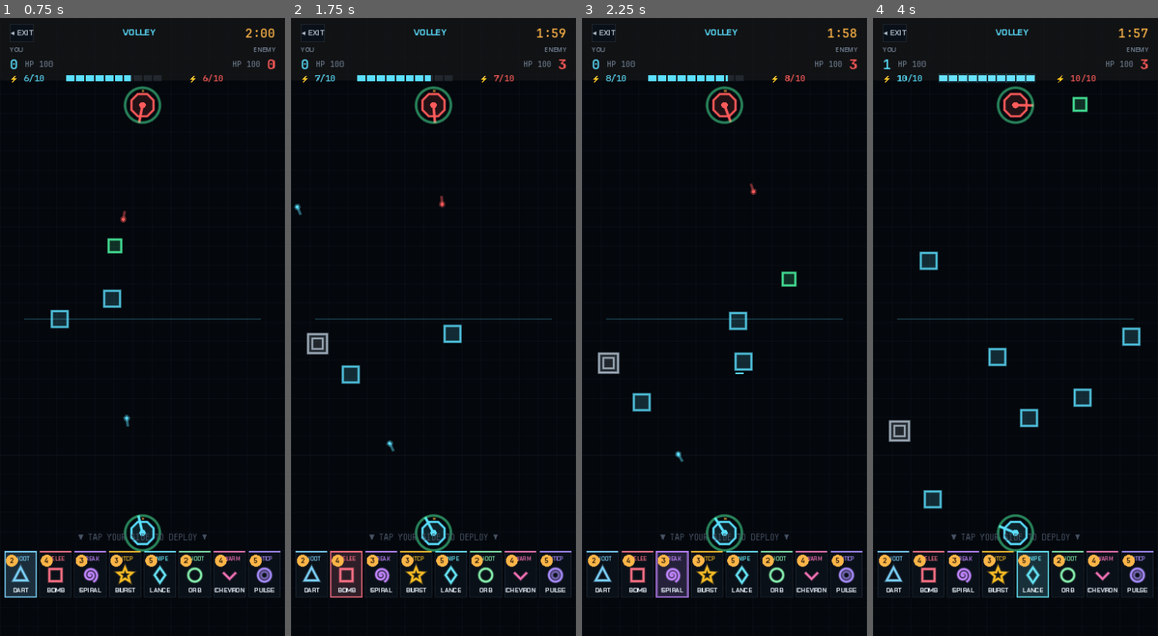
Above: before the commit, frames 1-4 (left to right).
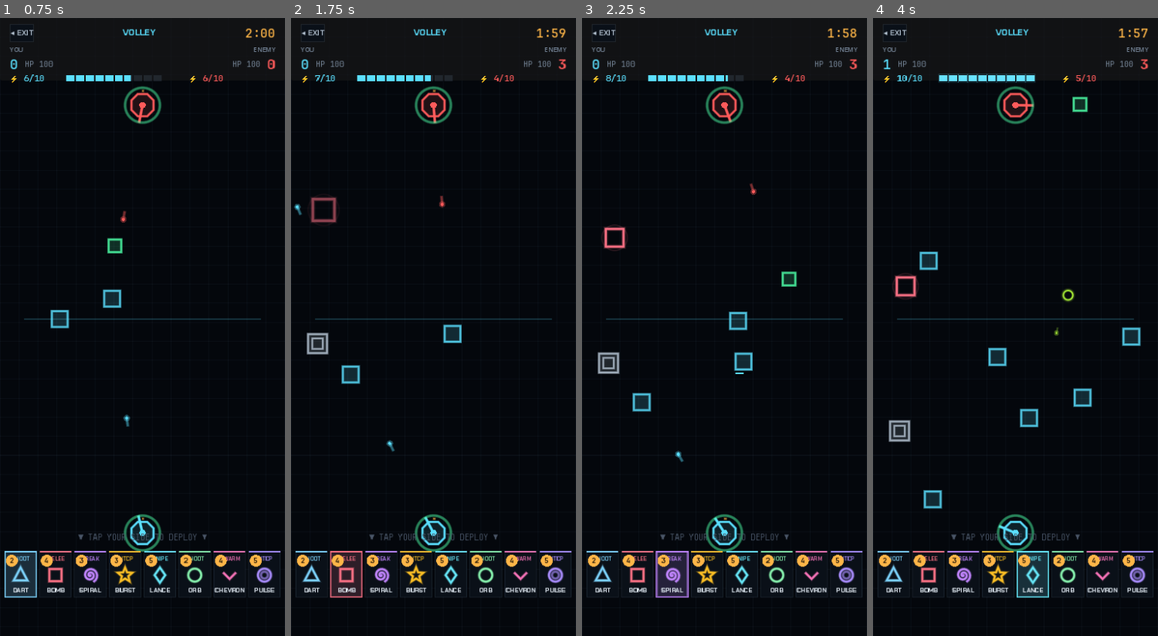
Above: after the commit, the same moments.

Repository: Catalyst86/battle-vector
Game: Godot game, scene res://scenes/match/volley/match_volley.tscn
The game is run twice, just before and just after one commit, with the same random seed, the same clock (stepped at 60 frames per second) and the same inputs. This scene is started directly instead of the project's main scene.
Inputs (mouse positions are in pixels of both pictures, inside the frame that each line leads up to):
- Up to frame 1 (0.75 s): tap A at 0.5 s; move the mouse to (19, 574) at 0.52 s; click (19, 574) at 0.67 s
- Up to frame 2 (1.75 s): move the mouse to (345, 574) at 1.27 s; click (345, 574) at 1.42 s
- Up to frame 3 (2.25 s): move the mouse to (673, 574) at 2.02 s; click (673, 574) at 2.17 s
- Up to frame 4 (4 s): move the mouse to (998, 574) at 2.77 s; click (998, 574) at 2.92 s; move the mouse to (1032, 574) at 3.52 s; click (1032, 574) at 3.67 s

Frame 1 is identical in both runs. In frame 2, 0.2% of the frame differs, in the area x 6-74%, y 9-34%; in frame 3, 0.2%; in frame 4, 0.4%, in the area x 6-79%, y 9-52%.

Commit message:
feat(volley): bot deploys cards via ported BotState loop
Volley now runs the same arena-persona-driven bot AI as classic 1V1/2V2.
BotPersonas.for_arena picks the opponent's deck and aggression, and a
per-bot mana economy + spawn tick drives deploys on the bot's own half.
Units spawned by bots route to the player gun via _volley_gun_target.

2V2 gets one ally bot (green gun side) + two enemy bots so there's
cross-fire pressure on both lanes. Enemy mana label now tracks the first
live enemy bot instead of mirroring the player's value.

Diff:
--- a/vector/scripts/match/volley/match_volley.gd
+++ b/vector/scripts/match/volley/match_volley.gd
@@ -40,6 +40,23 @@
 const MANA_REGEN_PER_SEC: float = 1.0
 ## Delay before the same card can be deployed again, keeps one-card spam at bay.
 const DEPLOY_COOLDOWN: float = 0.4
+## Seconds between bot spawn attempts. Aggression multiplier shortens this
+## per-bot so high-arena opponents flood the board faster.
+const BOT_SPAWN_INTERVAL: float = 2.0
+
+class BotState:
+	var deck_cards: Array[CardData] = []
+	var is_enemy: bool = false
+	var mana: float = 0.0
+	var timer: float = 0.0
+	## Last N roles this bot deployed. Used to avoid spamming the same role.
+	var recent_roles: Array[int] = []
+	## Aggression 0..1 — biases spawn frequency and role preference. Pulled
+	## from the arena's bot persona; higher = faster, more offensive.
+	var aggression: float = 0.75
+	## Roles the persona leans toward — lightly weighted when picking cards.
+	var favour_roles: Array = []
+	var display_name: String = ""
 
 var phase: Phase = Phase.MATCH
 var _time_left: float = MATCH_SECONDS
@@ -50,6 +67,7 @@
 var _deck: Array[CardData] = []
 var _selected: CardData = null
 var _mana: float = MANA_START
+var _bots: Array[BotState] = []
 
 func _ready() -> void:
 	add_to_group("match")
@@ -66,6 +84,7 @@
 		Router.goto("res://scenes/match/volley/match_volley.tscn"))
 	_spawn_guns()
 	_setup_hand()
+	_setup_bots()
 	_apply_hud_style()
 	_refresh_hud()
 	SfxBank.play(&"match_start")
@@ -116,6 +135,81 @@
 	hand.set_interactive(true)
 	hand.card_selected.connect(_on_card_selected)
 	hand.set_affordability(int(_mana))
+
+## Arena-themed persona drives bot deck selection — matches classic so
+## climbing the ladder feels consistent. 2V2 spawns one ally-side bot
+## (is_enemy=false, green-coloured gun) + two enemy bots.
+func _setup_bots() -> void:
+	_bots.clear()
+	var arena_idx: int = PlayerProfile.arena_index() if PlayerProfile != null else 0
+	var enemy_persona: Dictionary = {}
+	var ally_persona: Dictionary = {}
+	if BotPersonas != null:
+		enemy_persona = BotPersonas.for_arena(arena_idx)
+		ally_persona = BotPersonas.for_arena(maxi(0, arena_idx - 1))
+	if _team_size == 1:
+		_bots.append(_make_bot_from_persona(true, enemy_persona))
+	elif _team_size >= 2:
+		_bots.append(_make_bot_from_persona(false, ally_persona))
+		_bots.append(_make_bot_from_persona(true, enemy_persona))
+		_bots.append(_make_bot_from_persona(true, enemy_persona))
+
+## Persona → BotState. Falls back to the player's deck on an empty persona
+## so low-arena matches don't brick. Mirrors match.gd's version.
+func _make_bot_from_persona(enemy: bool, persona: Dictionary) -> BotState:
+	var b := BotState.new()
+	var cards: Array[CardData] = []
+	if BotPersonas != null and not persona.is_empty():
+		cards = BotPersonas.deck_for(persona)
+	if cards.size() < 4:
+		cards = _deck.duplicate() if not _deck.is_empty() else []
+	b.deck_cards = cards
+	b.is_enemy = enemy
+	b.mana = MANA_START
+	b.timer = 0.0
+	b.aggression = float(persona.get("aggression", 0.75))
+	b.favour_roles = persona.get("favour_roles", [])
+	b.display_name = String(persona.get("name", "BOT"))
+	return b
+
+## Bot deploy tick. Picks an affordable card, biases toward recent-role
+## freshness + persona-favoured roles, spawns on the bot's own half.
+func _bot_try_spawn(b: BotState) -> void:
+	if b.deck_cards.is_empty() or phase == Phase.OVER:
+		return
+	var affordable: Array[CardData] = []
+	for c in b.deck_cards:
+		if c != null and c.cost <= int(b.mana):
+			affordable.append(c)
+	if affordable.is_empty():
+		return
+	var fresh: Array[CardData] = []
+	for c in affordable:
+		if not b.recent_roles.has(c.role):
+			fresh.append(c)
+	var candidates: Array[CardData] = fresh if not fresh.is_empty() else affordable
+	if not b.favour_roles.is_empty():
+		var favoured: Array[CardData] = []
+		for c in candidates:
+			if b.favour_roles.has(c.role):
+				favoured.append(c)
+		if not favoured.is_empty():
+			candidates = favoured
+	var pick: CardData = candidates.pick_random()
+	b.recent_roles.append(pick.role)
+	while b.recent_roles.size() > 3:
+		b.recent_roles.pop_front()
+	var x: float = randf_range(40.0, 320.0)
+	var y: float
+	if b.is_enemy:
+		# Enemy spawns on the top half (their own side) so their units walk
+		# down toward the player's gun.
+		y = randf_range(FIELD_TOP + 30.0, MIDLINE_Y - 30.0)
+	else:
+		# Ally bot spawns on the player's half, walks up toward the enemy.
+		y = randf_range(MIDLINE_Y + 30.0, FIELD_BOTTOM - 30.0)
+	b.mana -= float(pick.cost)
+	_spawn_unit(pick, Vector2(x, y), b.is_enemy)
 
 func _gun_positions(count: int, y: float) -> Array:
 	# Single gun sits centre; duo splits left/right of centre.
@@ -174,6 +268,15 @@
 		return
 	# Mana regen — matches classic rate so deck-builders transfer feel.
 	_mana = minf(_mana + MANA_REGEN_PER_SEC * delta, float(MANA_MAX))
+	# Bot economies + deploy ticks. Aggression shortens the spawn interval
+	# and boosts regen, matching classic 1V1 pacing.
+	for b in _bots:
+		var aggro_mult: float = 0.7 + 0.6 * clampf(b.aggression, 0.0, 1.0)
+		b.mana = minf(b.mana + MANA_REGEN_PER_SEC * delta * aggro_mult, float(MANA_MAX))
+		b.timer += delta
+		if b.timer >= BOT_SPAWN_INTERVAL / aggro_mult:
+			b.timer = 0.0
+			_bot_try_spawn(b)
 	_time_left -= delta
 	# Escape check — a square that exits the opposing team's side without
 	# being killed credits THIS team. ("Your defenders slipped one past
@@ -351,12 +454,16 @@
 		if is_instance_valid(g): e_hp += int(g.hp)
 	player_hp_label.text = "HP %d" % p_hp
 	enemy_hp_label.text = "HP %d" % e_hp
-	# Mana — player's live value + the bot's tracked mana (driven by bot
-	# deploy loop once it lands; for Item 1 this mirrors the player's rate
-	# as a placeholder so the HUD doesn't read 0/10 the whole match).
 	mana_bar.set_value(_mana, MANA_MAX)
 	mana_label.text = "⚡ %d/%d" % [int(_mana), MANA_MAX]
-	enemy_mana_label.text = "⚡ %d/%d" % [int(_mana), MANA_MAX]
+	# Enemy mana reads the first live enemy bot — gives the player a feel for
+	# when the opponent is about to deploy without exposing all bots in 2V2.
+	var enemy_bot_mana: float = 0.0
+	for b in _bots:
+		if b.is_enemy:
+			enemy_bot_mana = b.mana
+			break
+	enemy_mana_label.text = "⚡ %d/%d" % [int(enemy_bot_mana), MANA_MAX]
 	hand.set_affordability(int(_mana))
 	if phase == Phase.OVERTIME:
 		hint_label.text = "▸ OVERTIME — LEAD BY %d TO WIN" % OT_MARGIN
